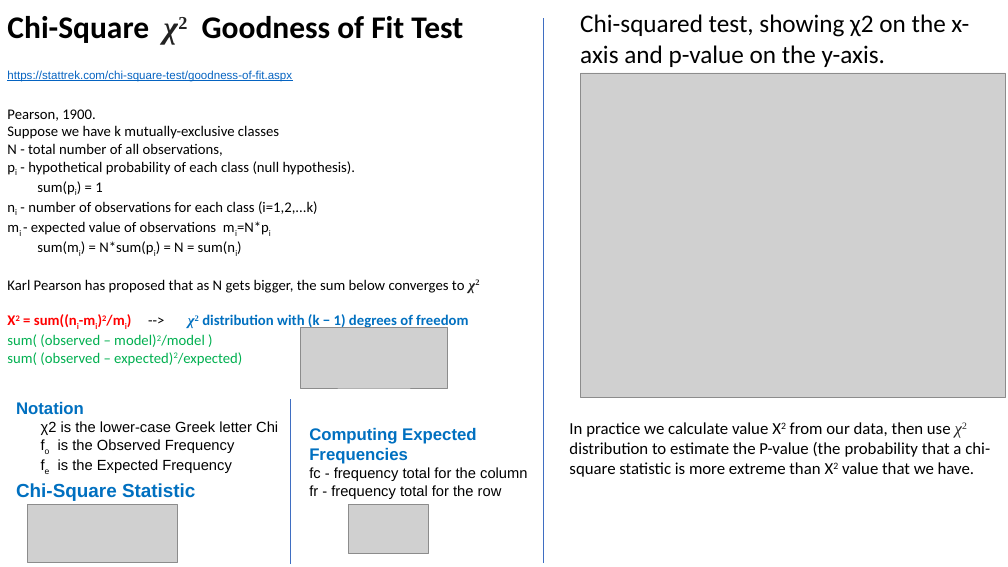
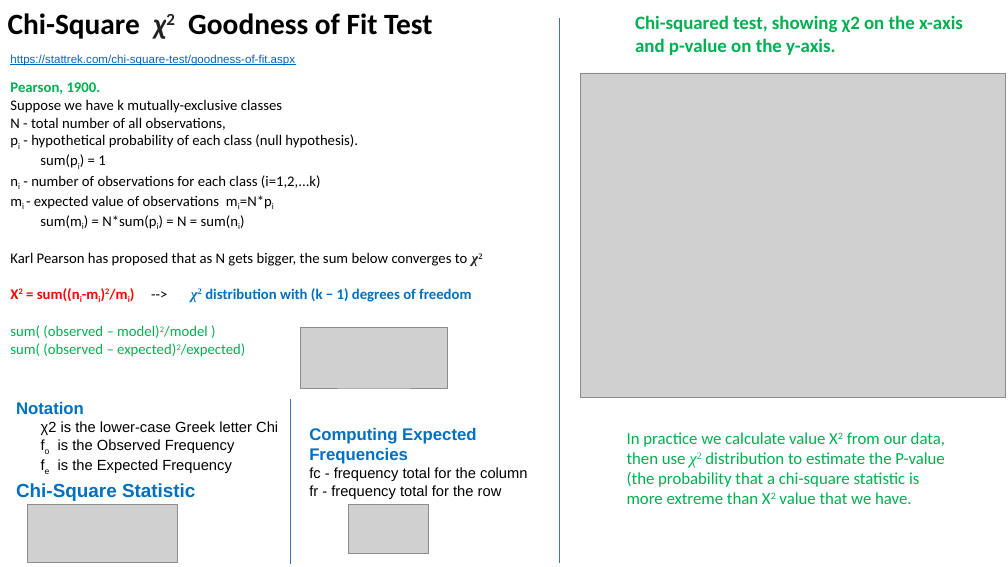
Before and after one commit to lselector/statistics, a slide deck: slide 3 of statistics_07a_x2_distribution.pptx (slide 2 before the commit). Drawn at 1008x567 pixels with LibreOffice and Linux fonts; fonts in the diff are those of the drawing; grey boxes stand for pictures. Boxes give left, top, right and bottom in pixels: in the first picture for what was removed or moved away, otherwise in the second. Text is boxed around its words. In the diff, an @@ line names an element or a change of style, - is before the commit and + after.

```diff
--- a/statistics_07a_x2_distribution.pptx
+++ b/statistics_07a_x2_distribution.pptx
@@ text at bbox=[7, 16, 463, 43]: paragraph removed @@
-Chi-Square χ2 Goodness of Fit Test
@@ text added at bbox=[8, 13, 432, 39], 28 pt, text #000000, bold @@
+Chi-Square χ2 Goodness of Fit Test
@@ line moved from (544, 563) - (544, 18) to (559, 563) - (559, 18) @@
@@ text at bbox=[635, 15, 963, 55]: text changed; size 24 to 18 pt; text colour #000000 to #00B050; bold on @@
-Chi-squared test, showing χ2 on the x-axis and p-value on the y-axis.
+Chi-squared test, showing χ2 on the x-axis
+and p-value on the y-axis.
@@ text "https://stattrek.com/chi-square-test/goodness-of-fit.aspx": place and size @@
-text "https://stattrek.com/chi-square-test/goodness-of-fit.aspx" at bbox=[7, 16, 468, 366]
+text "https://stattrek.com/chi-square-test/goodness-of-fit.aspx" at bbox=[10, 54, 471, 357]
@@ text at bbox=[10, 82, 101, 94]: text colour #000000 to #00B050, bold on in "Pearson, 1900." @@
@@ text at bbox=[627, 432, 945, 504]: text changed; text colour #000000 to #00B050 @@
-In practice we calculate value X2 from our data, then use χ2 distribution to estimate the P-value (the probability that a chi-square statistic is more extreme than X2 value that we have.
+In practice we calculate value X2 from our data,
+then use χ2 distribution to estimate the P-value
+(the probability that a chi-square statistic is
+more extreme than X2 value that we have.
```
Also in this commit, not shown: 4 other slides changed, 2 slides added, 6 other files.
